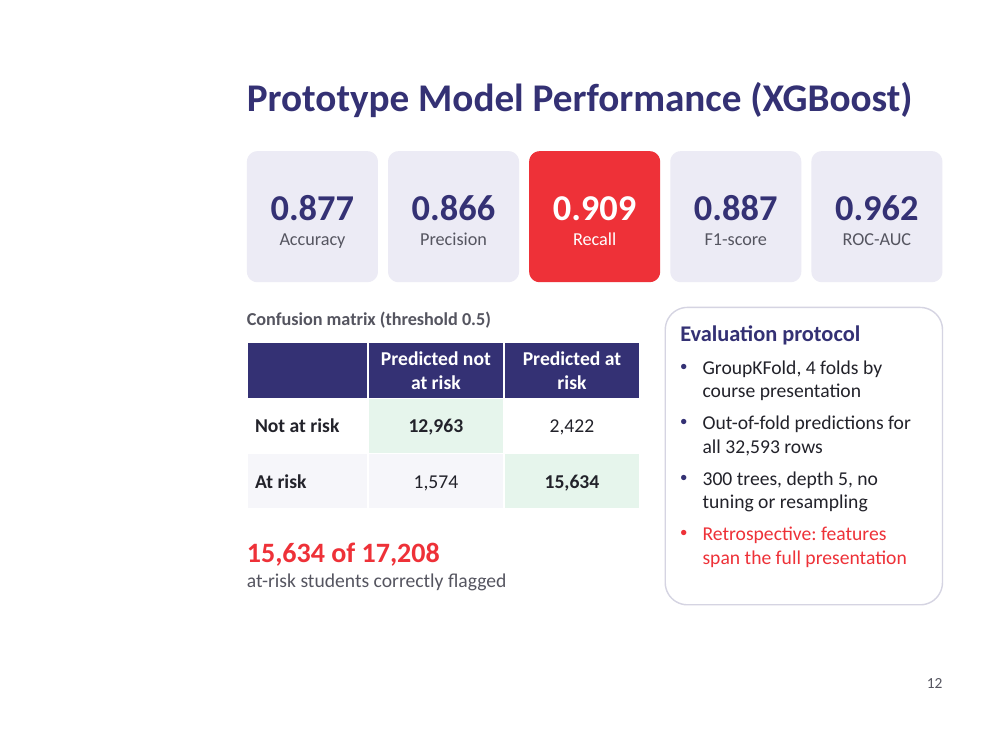
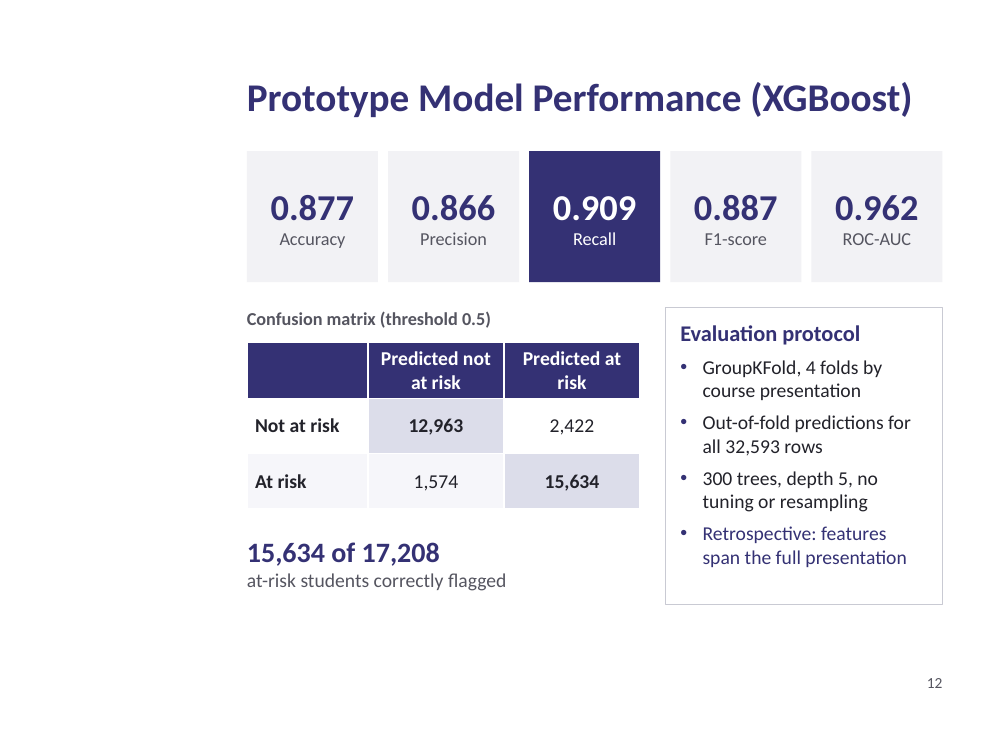
Before and after one commit to daniel-larry/python-run-result, a slide deck: slide 12 of Internal_Defense_Presentation.pptx. Drawn at 1008x756 pixels with LibreOffice and Linux fonts; fonts in the diff are those of the drawing; background and template pictures are left out. Boxes give left, top, right and bottom in pixels: in the first picture for what was removed or moved away, otherwise in the second. Text is boxed around its words. In the diff, an @@ line names an element or a change of style, - is before the commit and + after.

Commit message:
Defense deck: formal navy-only styling

```diff
--- a/Internal_Defense_Presentation.pptx
+++ b/Internal_Defense_Presentation.pptx
@@ rectangle at box(529, 151, 660, 282): rounded rectangle to rectangle; fill #EE3138 to #343174 @@
@@ rectangle at box(665, 307, 942, 605): rounded rectangle to rectangle; outline #D5D4E2 1 pt to #C9CAD3 1 pt @@
@@ table at box(247, 343, 640, 509) @@
@@ fill #E6F5EC to #DCDDEA in 2 cells @@
@@ text at box(703, 526, 906, 567): text colour #EE3138 to #343174 in "Retrospective: features span the full presentation"; bullet colour #EE3138 to #343174 @@
@@ text at box(247, 542, 440, 566): text colour #EE3138 to #343174 in "15,634 of 17,208" @@
```
Also in this commit, not shown: 18 other slides changed.
